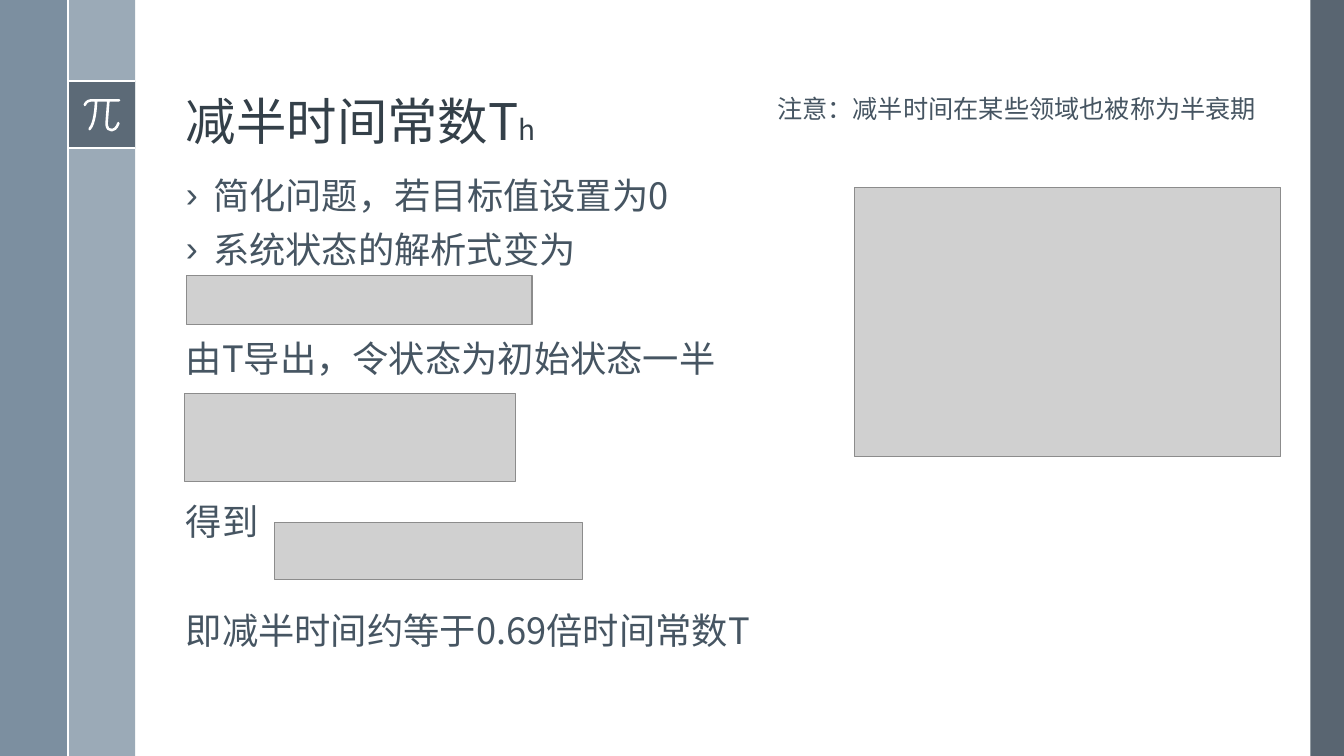
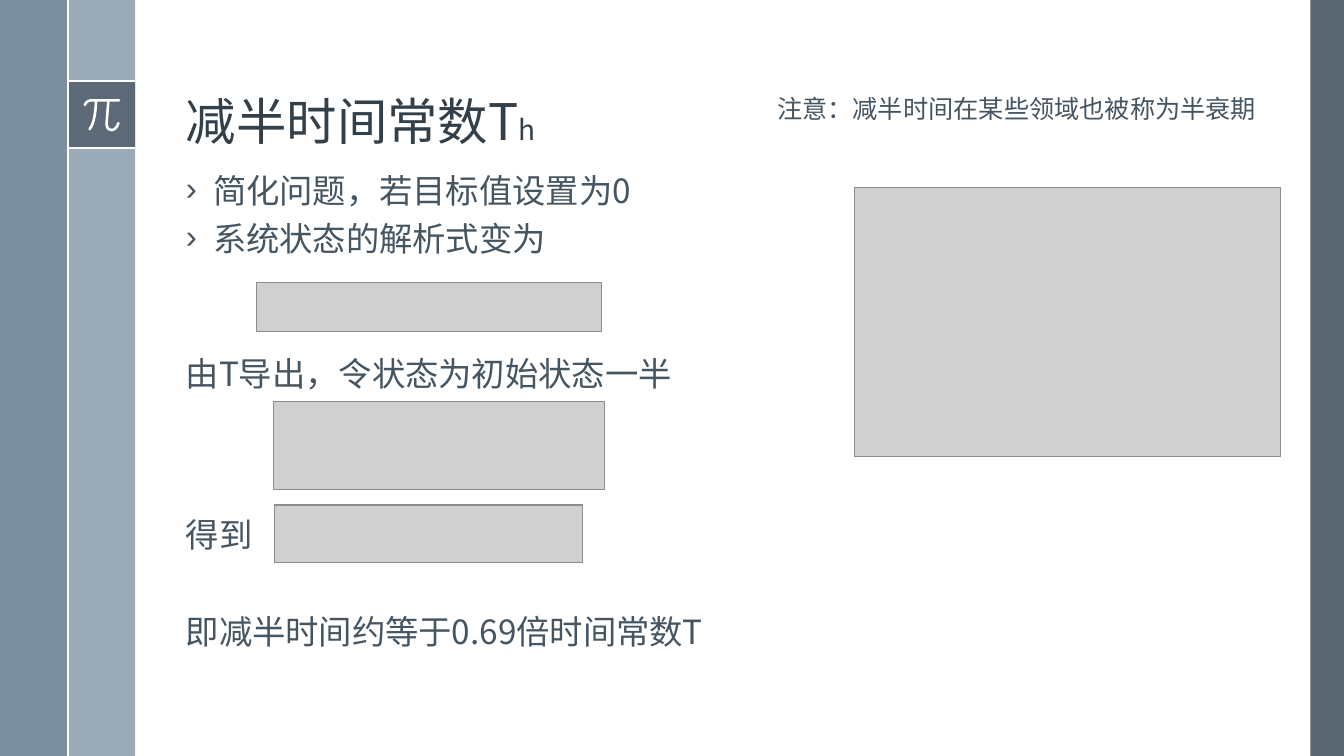
Before and after one commit to exoplanetX/SystemDynamics, a slide deck: slide 16 of 2019系统仿真-8-一阶系统原理+.pptx. Drawn at 1344x756 pixels with LibreOffice and Linux fonts; fonts in the diff are those of the drawing; grey boxes stand for pictures. Boxes give left, top, right and bottom in pixels: in the first picture for what was removed or moved away, otherwise in the second. Text is boxed around its words. In the diff, an @@ line names an element or a change of style, - is before the commit and + after.

```diff
--- a/2019系统仿真-8-一阶系统原理+.pptx
+++ b/2019系统仿真-8-一阶系统原理+.pptx
@@ text "简化问题，若目标值设置为0" at <box>186,175,703,647</box>: size 25.9 to 23.8 pt; line spacing 0.8 to 0.7; line spacing 0.8 to 1.2 @@
@@ picture: place and size @@
-picture at <box>187,275,531,325</box>
+picture at <box>256,283,601,333</box>
@@ picture: place and size @@
-picture at <box>185,394,515,482</box>
+picture at <box>273,402,604,490</box>
@@ picture: place and size @@
-picture at <box>275,522,583,580</box>
+picture at <box>275,505,583,563</box>
```
Also in this commit, not shown: 8 other slides changed, 1 other file.
